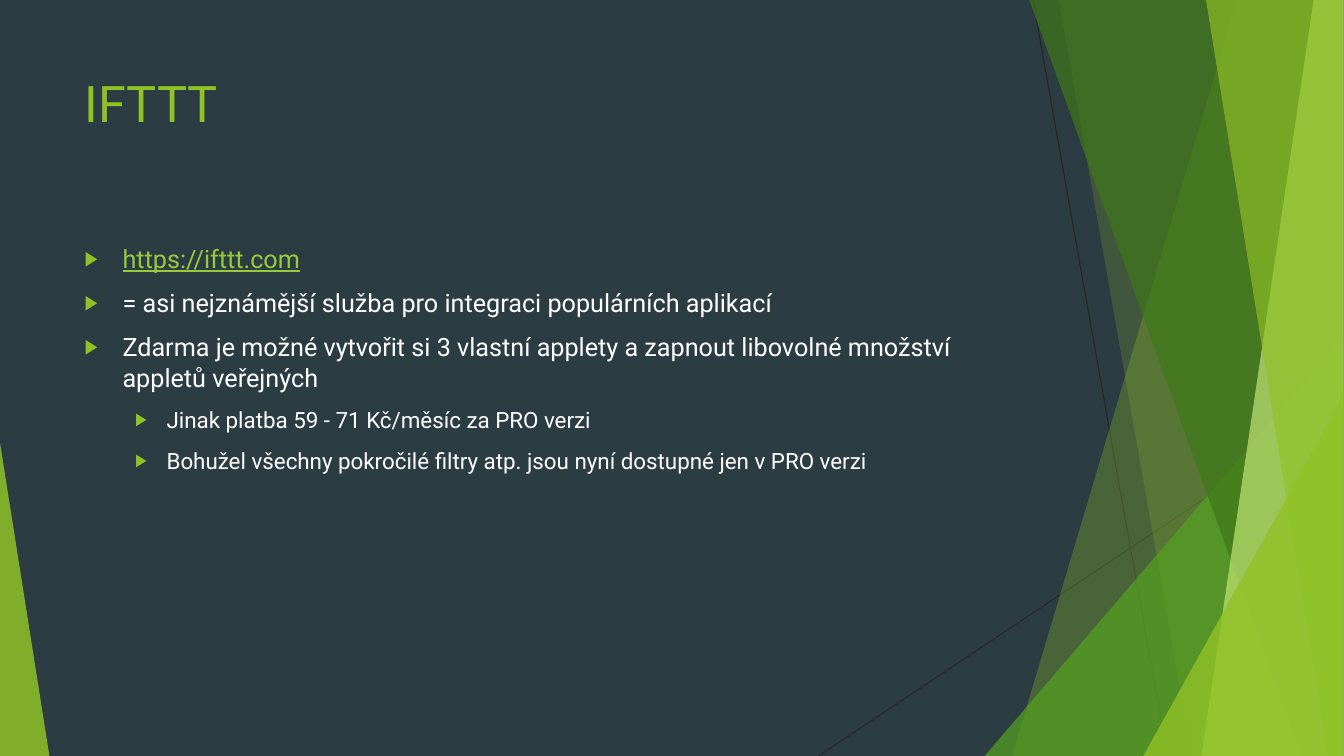
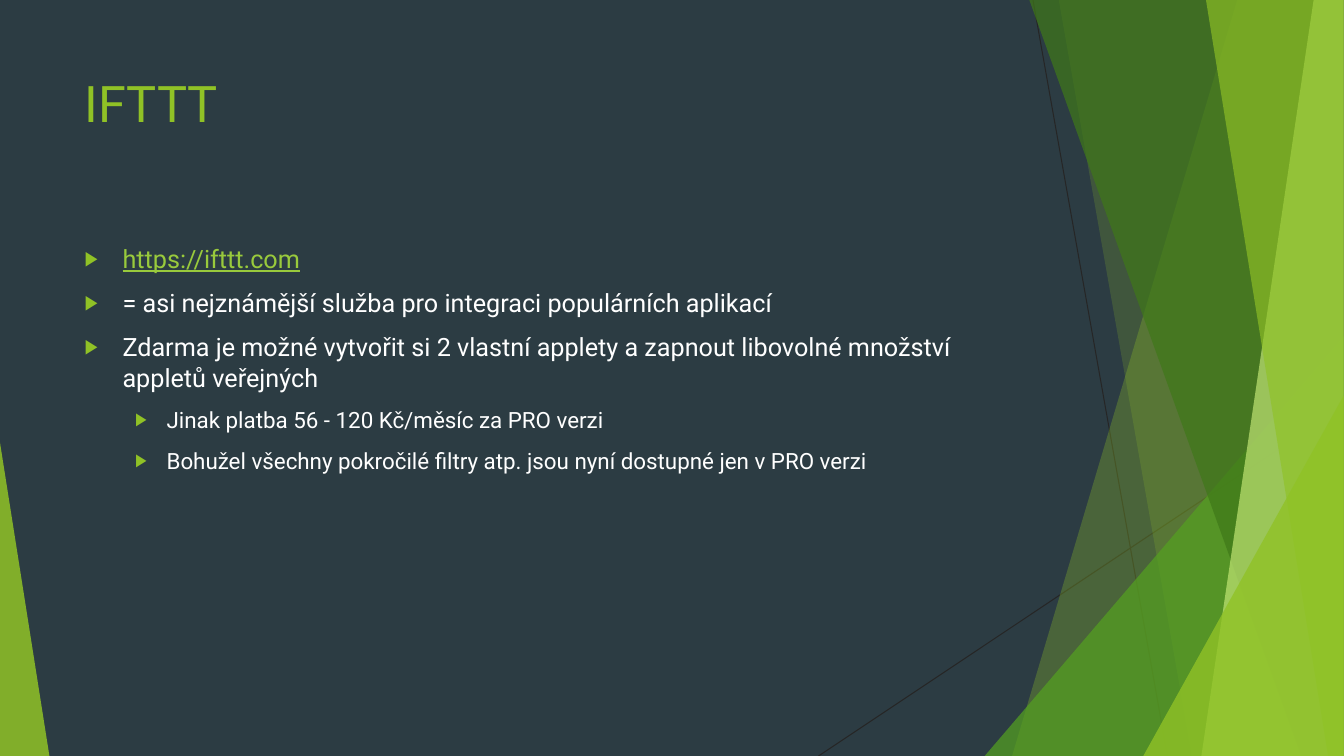
Before and after one commit to 4iz160/cviceni, a slide deck: slide 11 of 11-integracni-sluzby/cviceni-11.pptx. Drawn at 1344x756 pixels with LibreOffice and Linux fonts; fonts in the diff are those of the drawing. Boxes give left, top, right and bottom in pixels: in the first picture for what was removed or moved away, otherwise in the second. Text is boxed around its words. In the diff, an @@ line names an element or a change of style, - is before the commit and + after.

```diff
--- a/11-integracni-sluzby/cviceni-11.pptx
+++ b/11-integracni-sluzby/cviceni-11.pptx
@@ text at (123, 337, 950, 433): text changed @@
-▶ Zdarma je možné vytvořit si 3 vlastní applety a zapnout libovolné množství appletů veřejných
-  ▶ Jinak platba 59 - 71 Kč/měsíc za PRO verzi
+▶ Zdarma je možné vytvořit si 2 vlastní applety a zapnout libovolné množství appletů veřejných
+  ▶ Jinak platba 56 - 120 Kč/měsíc za PRO verzi
```
Also in this commit, not shown: 4 other slides changed, 1 other file.
